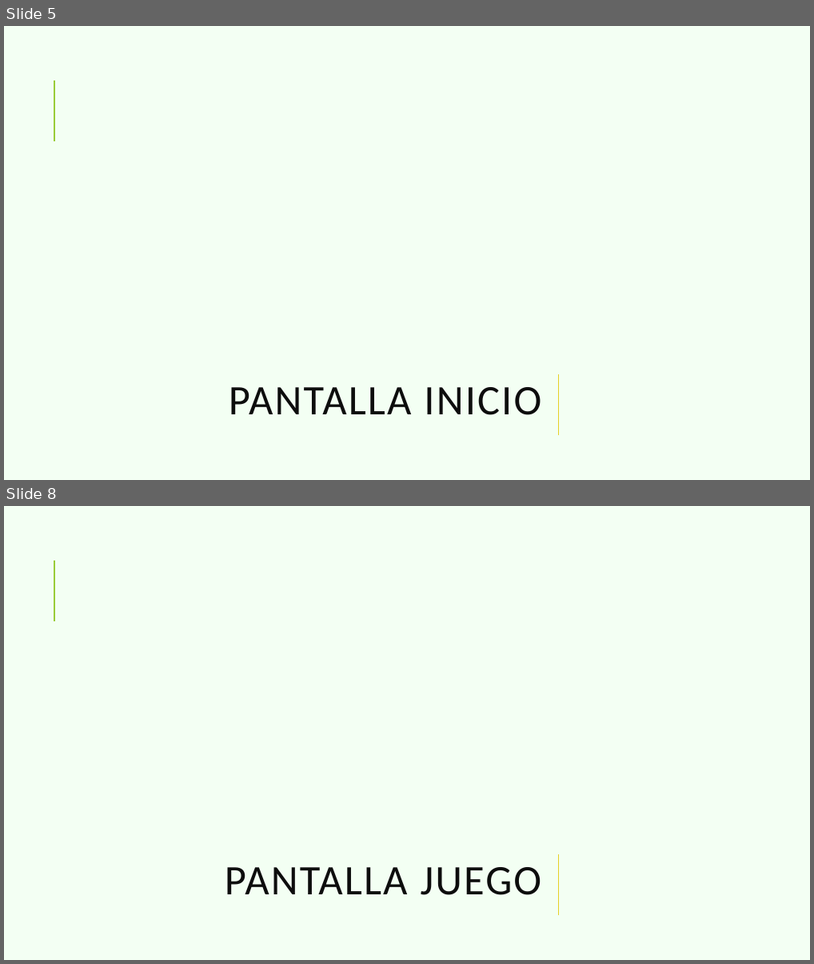
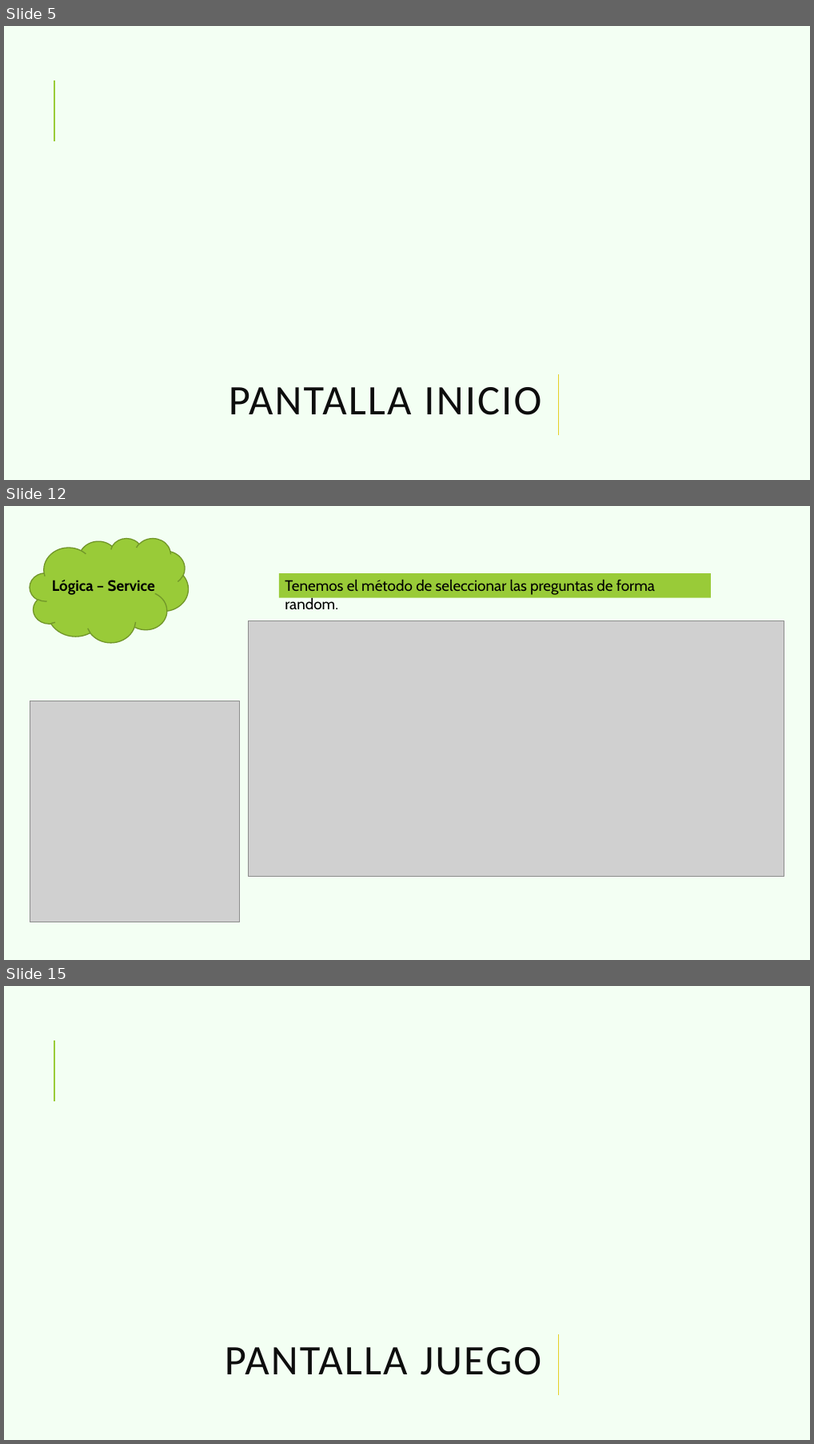
Before and after one commit to azaharafernandezguizan/STEMTrivialAngular, a slide deck: Documents/Trivial_Angular.pptx. Shown one above the other, each under a label of ours: slides 5 and 8 before the commit, slides 5, 12 and 15 after it; the slides between them are not shown. The pictures are 814x964 and 814x1444 pixels, drawn with LibreOffice and Linux fonts; fonts in the diff are those of the drawing; grey boxes stand for pictures; background and template pictures are left out. Boxes give left, top, right and bottom in pixels: in the first picture for what was removed or moved away, otherwise in the second. Text is boxed around its words. In the diff, an @@ line names an element or a change of style, - is before the commit and + after.

```diff
--- a/Documents/Trivial_Angular.pptx
+++ b/Documents/Trivial_Angular.pptx
@@ slide 12 added at (x1=4, y1=506, x2=810, y2=960), background #F3FFF3; not listed: 1 template element that a slide beside it also shows @@
@@ cloud added at (x1=30, y1=538, x2=189, y2=642), fill #99CB38, outline #719629 1.25 pt @@
@@ rectangle added at (x1=279, y1=573, x2=711, y2=597), fill #99CB38, 18 pt, text #000000 @@
+Tenemos el método de seleccionar las preguntas de forma random.
@@ text added at (x1=52, y1=580, x2=155, y2=595), 18 pt, text #000000, bold @@
+Lógica – Service
@@ picture added at (x1=249, y1=621, x2=785, y2=876) @@
@@ picture added at (x1=30, y1=701, x2=240, y2=922) @@
@@ what was slide 8 is now slide 15 @@
```
Also in this commit, not shown: 14 other slides added, 6 slides removed, 2 other files.
